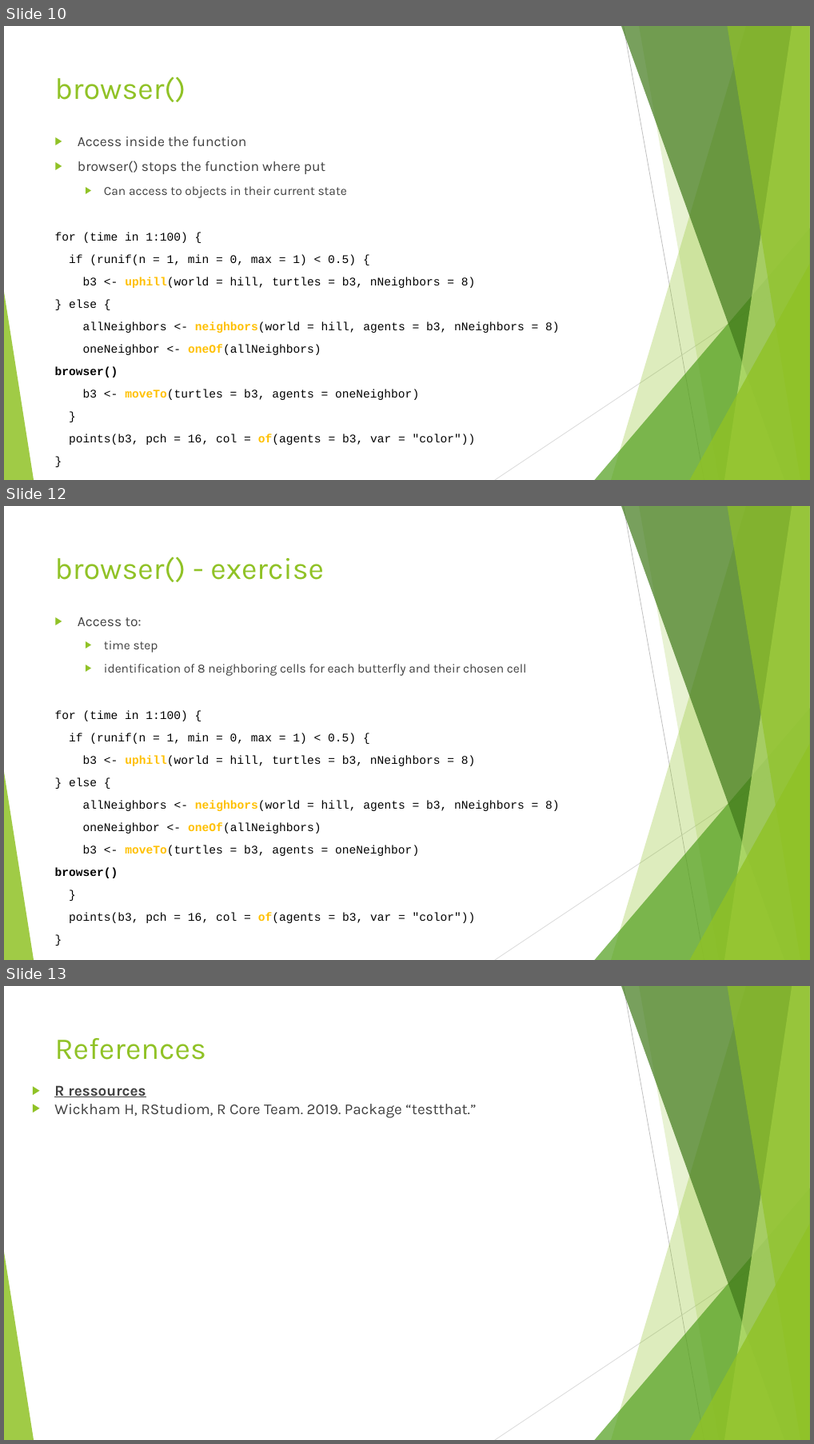
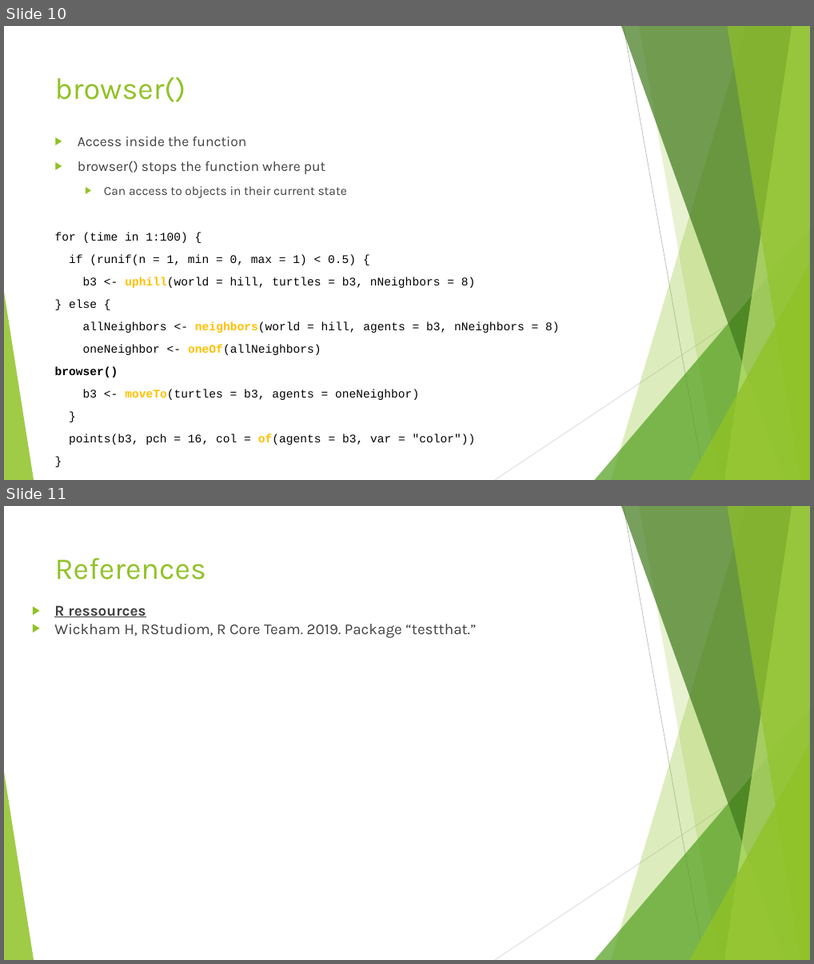
Before and after one commit to SarahBauduin/formation_IBM_NetLogoR, a slide deck: docs/slides/3_Debug.pptx. Shown one above the other, each under a label of ours: slides 10, 12 and 13 before the commit, slides 10 and 11 after it; the slides between them are not shown. The pictures are 814x1444 and 814x964 pixels, drawn with LibreOffice and Linux fonts; fonts in the diff are those of the drawing. Boxes give left, top, right and bottom in pixels: in the first picture for what was removed or moved away, otherwise in the second. Text is boxed around its words. In the diff, an @@ line names an element or a change of style, - is before the commit and + after.

```diff
--- a/docs/slides/3_Debug.pptx
+++ b/docs/slides/3_Debug.pptx
@@ slide 12 removed at [4,506,810,960], background #FFFFFF; not listed: 10 template elements that a slide beside it also shows @@
@@ title removed at [55,556,324,582] @@
-browser() - exercise
@@ text removed at [55,617,560,923] @@
-▶ Access to:
-  ▶ time step
-  ▶ identification of 8 neighboring cells for each butterfly and their chosen cell
-for (time in 1:100) {
-if (runif(n = 1, min = 0, max = 1) < 0.5) {
-b3 <- uphill(world = hill, turtles = b3, nNeighbors = 8)
-} else {
-allNeighbors <- neighbors(world = hill, agents = b3, nNeighbors = 8)
-oneNeighbor <- oneOf(allNeighbors)
-b3 <- moveTo(turtles = b3, agents = oneNeighbor)
-browser()
-}
-points(b3, pch = 16, col = of(agents = b3, var = "color"))
-}
@@ what was slide 13 is now slide 11 @@
```
Also in this commit, not shown: 2 slides changed, 1 other slide removed, 35 other files.
